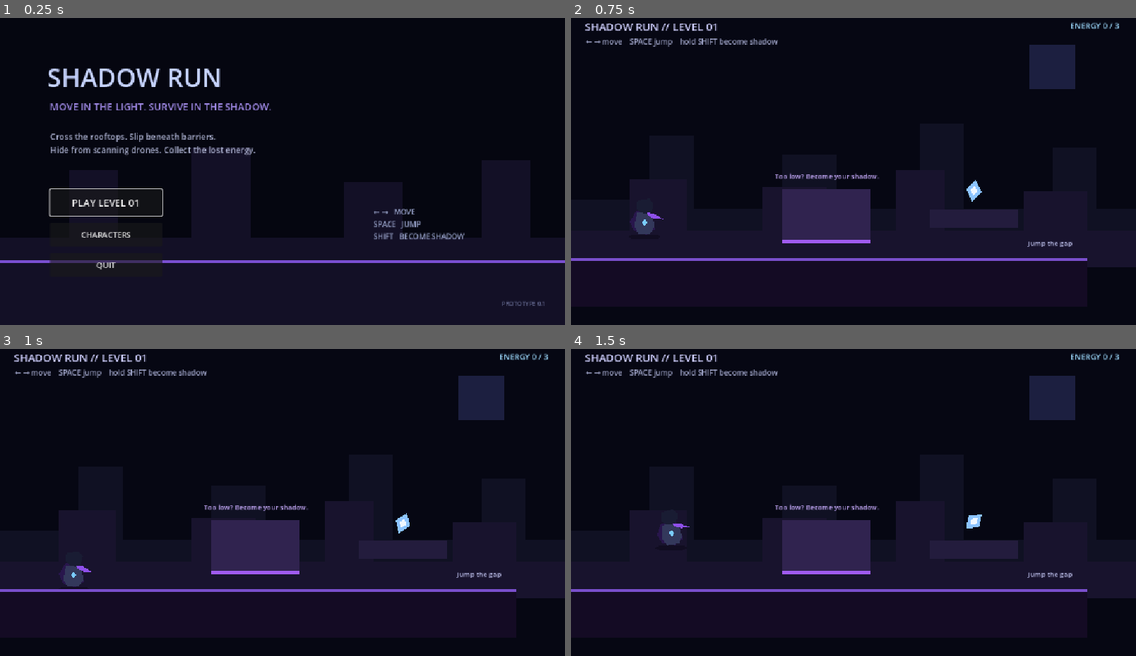
Above: before the commit, frames 1-4 (two rows, left to right).
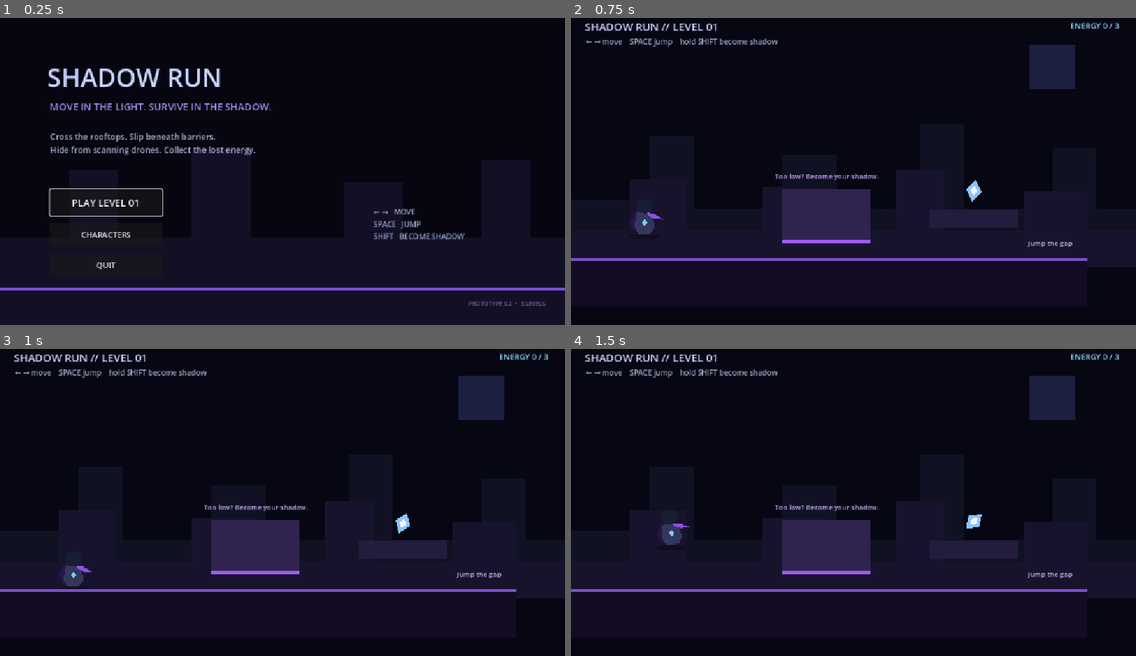
Above: after the commit, the same moments.

Repository: Yass29/shadow-run
Game: Godot game, scene res://main_menu.tscn
Two runs of this game, one before a commit and one after it. Both use one fixed random seed, a clock stepped at 60 frames per second and the inputs below.
Inputs:
- Up to frame 1 (0.25 s): no input
- Up to frame 2 (0.75 s): click "PLAY LEVEL 01" at 0.5 s
- Up to frame 3 (1 s): no input
- Up to frame 4 (1.5 s): tap Enter (ui_accept) at 1.25 s; hold Right (ui_right) from 1.28 s (still down); hold Enter (ui_accept) from 1.28 s (still down)

The runs differ from the first frame. In frame 1, 1.9% of the frame differs, in the area x 0-100%, y 78-94%; in frame 2, nothing differs; in frame 3, nothing differs; in frame 4, nothing differs.

Commit message:
Refresh menu for three-level prototype

Diff:
--- a/main_menu.tscn
+++ b/main_menu.tscn
@@ -27,9 +27,9 @@
 
 [node name="AccentLine" type="ColorRect" parent="."]
 offset_left = 0.0
-offset_top = 515.0
+offset_top = 570.0
 offset_right = 1150.0
-offset_bottom = 521.0
+offset_bottom = 576.0
 color = Color(0.48, 0.31, 0.82, 1)
 
 [node name="Title" type="Label" parent="."]
@@ -99,7 +99,7 @@
 offset_bottom = 620.0
 theme_override_colors/font_color = Color(0.38, 0.4, 0.55, 1)
 theme_override_font_sizes/font_size = 12
-text = "PROTOTYPE 0.1"
+text = "PROTOTYPE 0.2  •  3 LEVELS"
 horizontal_alignment = 2
 
 [connection signal="pressed" from="PlayButton" to="." method="_on_play_pressed"]
